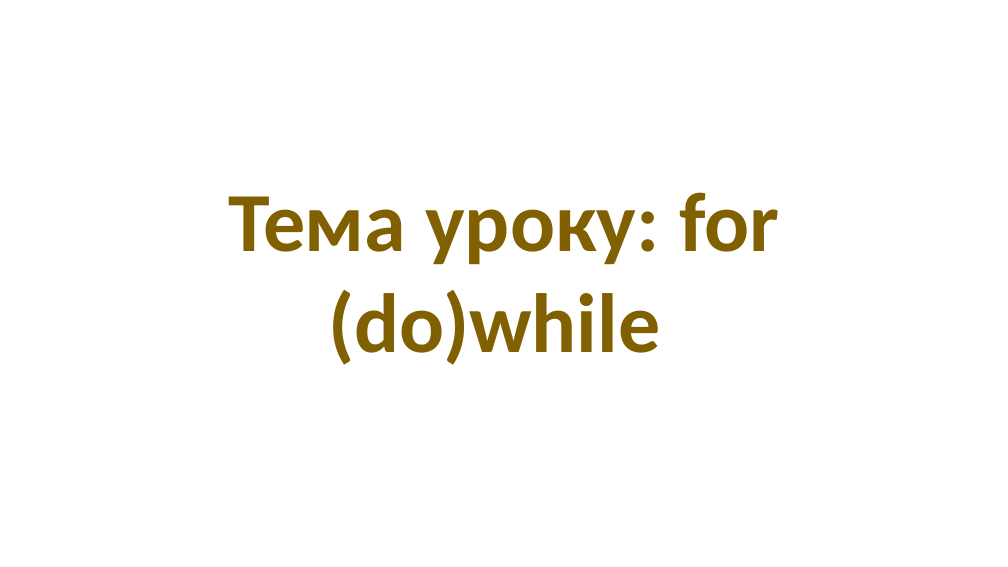
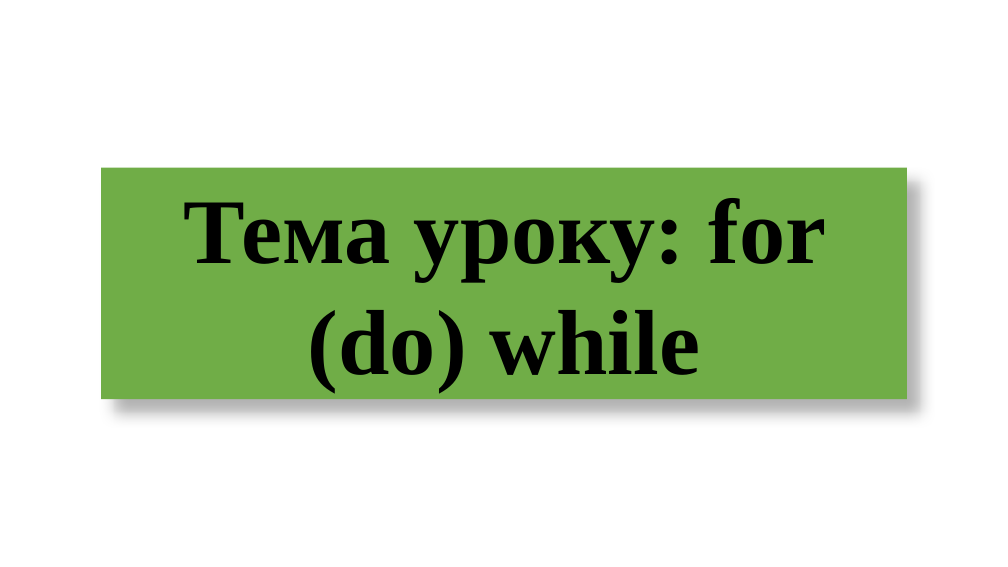
Before and after one commit to arg3ntuum/JavaCourse, a slide deck: slide 1 of Java Урок 5 for while.pptx. Drawn at 1008x567 pixels with LibreOffice and Linux fonts; fonts in the diff are those of the drawing. Boxes give left, top, right and bottom in pixels: in the first picture for what was removed or moved away, otherwise in the second. Text is boxed around its words. In the diff, an @@ line names an element or a change of style, - is before the commit and + after.

```diff
--- a/Java Урок 5 for while.pptx
+++ b/Java Урок 5 for while.pptx
@@ rectangle "Тема уроку: for (do) while": place and size @@
-rectangle "Тема уроку: for (do) while" at [229, 192, 779, 365]
+rectangle "Тема уроку: for (do) while" at [101, 168, 907, 399]
@@ rectangle "Тема уроку: for (do) while" at [101, 168, 907, 399]: fill none to #70AD47; shadow on @@
@@ text in rectangle at [183, 198, 826, 391]: text changed; size 80 to 88 pt; font Calibri to Times New Roman; text colour #806000 to #000000 @@
-Тема уроку: for (do)while
+Тема уроку: for (do) while
```
Also in this commit, not shown: 17 other slides changed, 36 other files.
